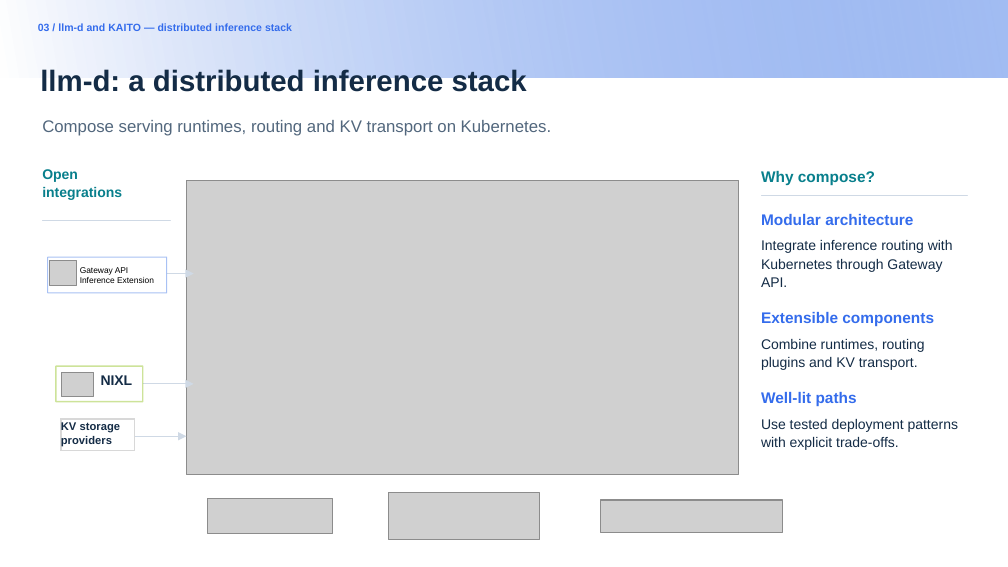
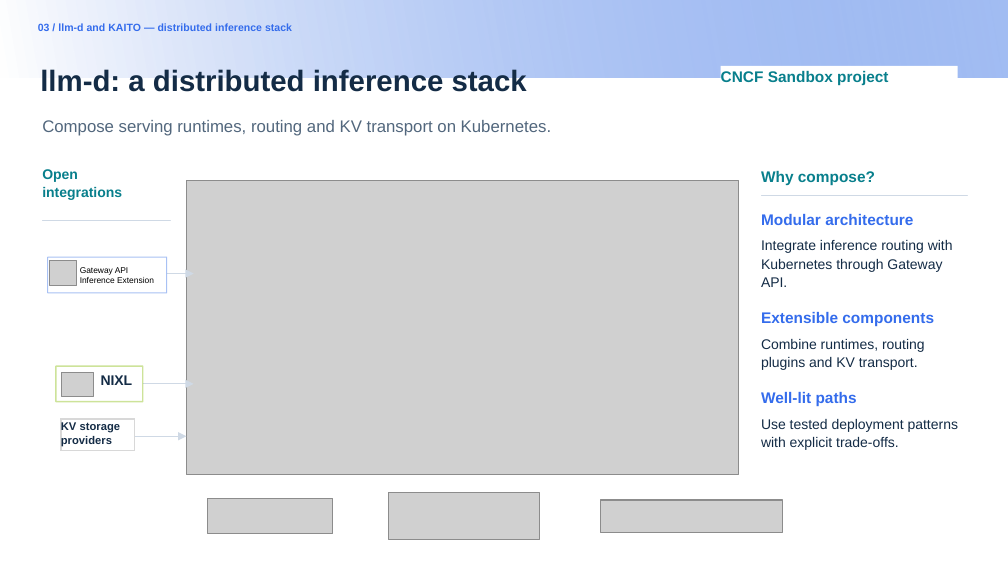
Before and after one commit to andyzhangx/demo, a slide deck: slide 15 of llm/pd-disaggregation/kubecon-na-2026-pd-disaggregation-kaito-llmd.pptx. Drawn at 1008x567 pixels with LibreOffice and Linux fonts; fonts in the diff are those of the drawing; grey boxes stand for pictures; background and template pictures are left out. Boxes give left, top, right and bottom in pixels: in the first picture for what was removed or moved away, otherwise in the second. Text is boxed around its words. In the diff, an @@ line names an element or a change of style, - is before the commit and + after.

```diff
--- a/llm/pd-disaggregation/kubecon-na-2026-pd-disaggregation-kaito-llmd.pptx
+++ b/llm/pd-disaggregation/kubecon-na-2026-pd-disaggregation-kaito-llmd.pptx
@@ rectangle added at bbox=[721, 67, 958, 97], fill #FFFFFF, 11 pt, text #087F8C, bold @@
+CNCF Sandbox project
```
Also in this commit, not shown: 1 other slide changed.
